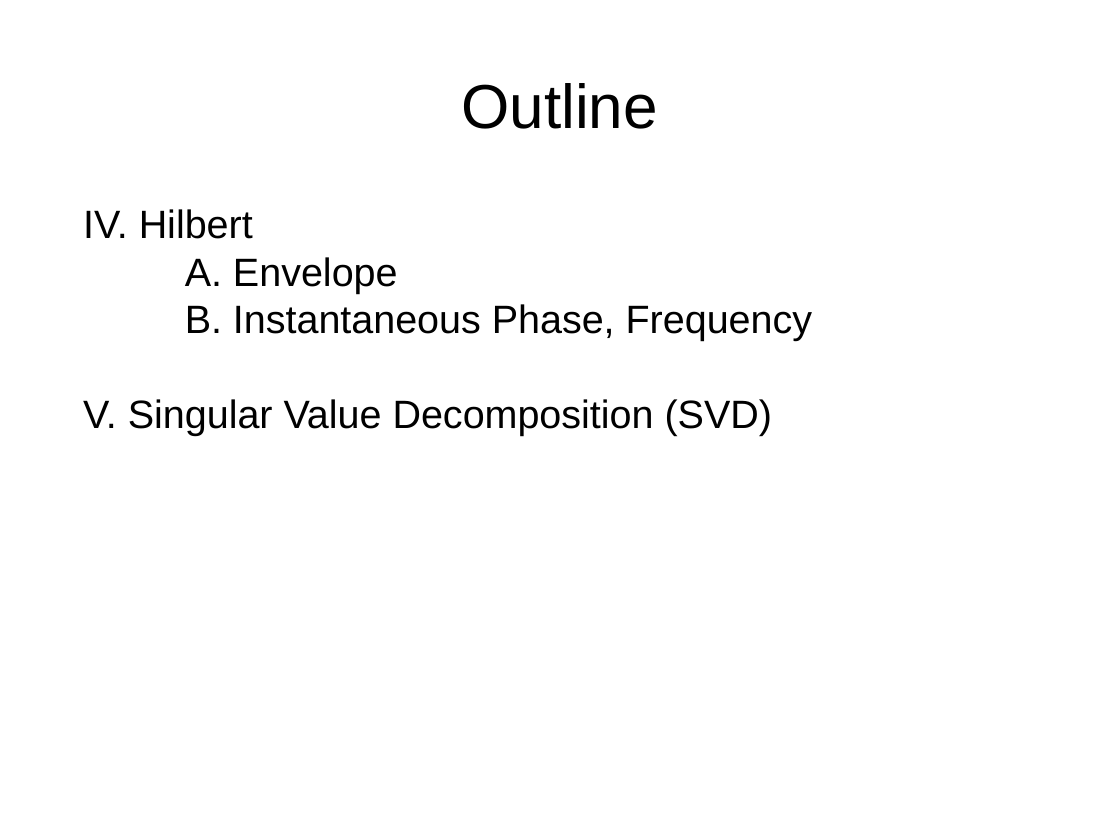
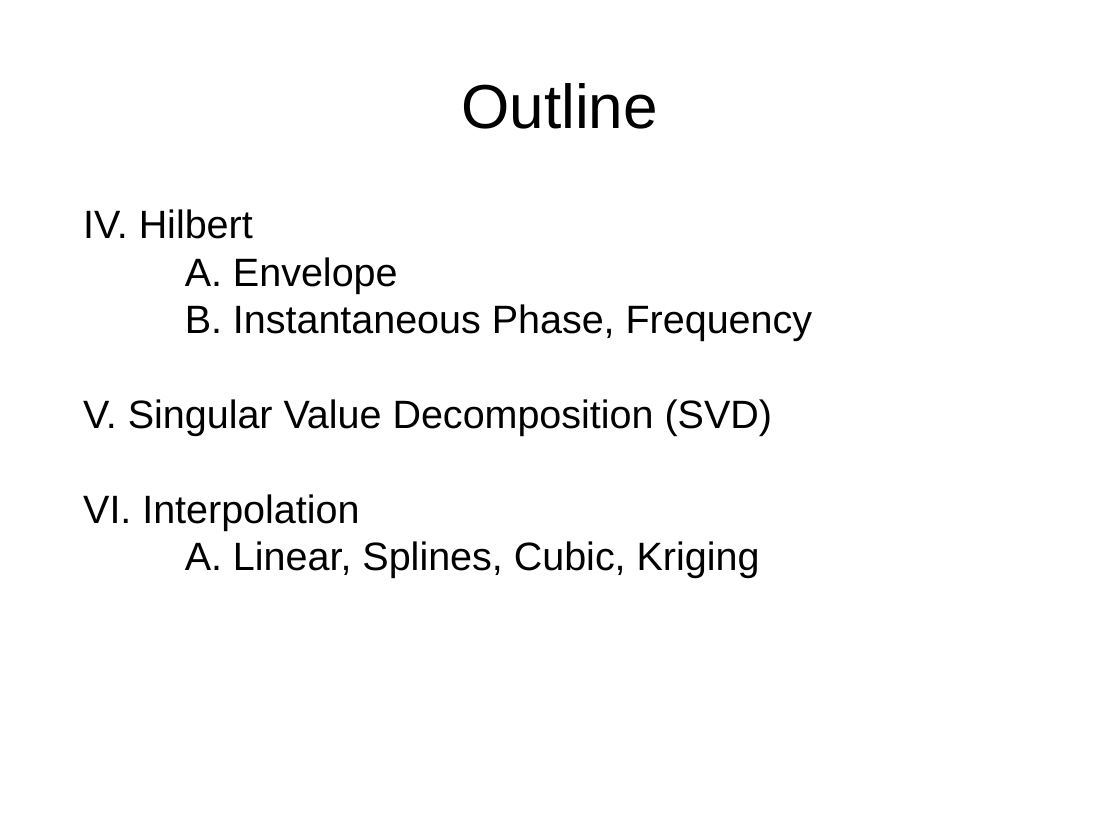
Before and after one commit to frederick-douglas-pearce/data-analysis-tools, a slide deck: slide 5 of Data_Analysis_Tools.odp. Drawn at 1120x840 pixels with LibreOffice and Linux fonts; fonts in the diff are those of the drawing. Boxes give left, top, right and bottom in pixels: in the first picture for what was removed or moved away, otherwise in the second. Text is boxed around its words. In the diff, an @@ line names an element or a change of style, - is before the commit and + after.

```diff
--- a/Data_Analysis_Tools.odp
+++ b/Data_Analysis_Tools.odp
@@ text at (x1=83, y1=494, x2=760, y2=578): paragraphs added @@
+VI. Interpolation
+A. Linear, Splines, Cubic, Kriging
```
Also in this commit, not shown: 4 other slides changed, 1 slide added, 4 other files.
